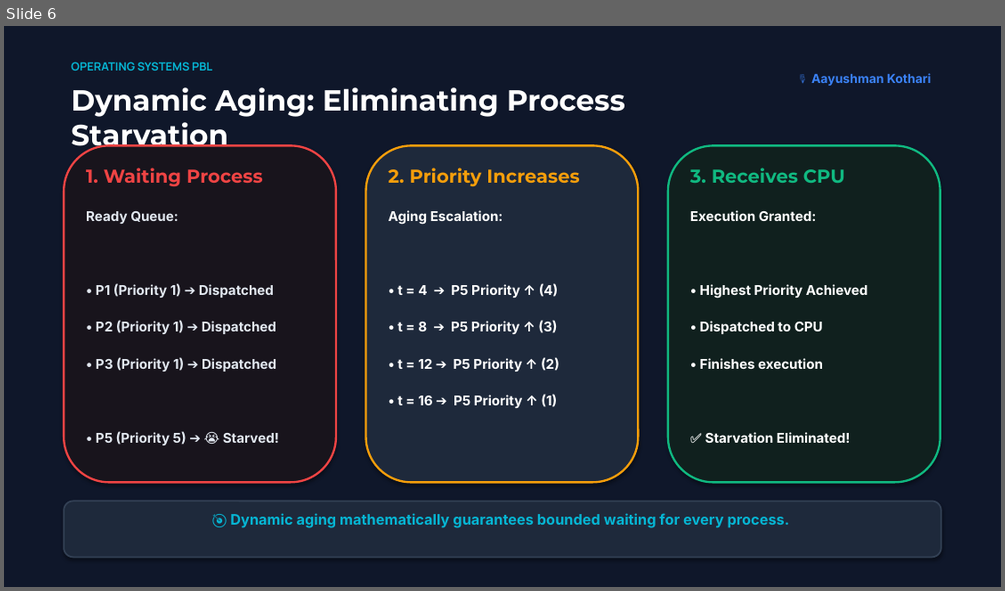
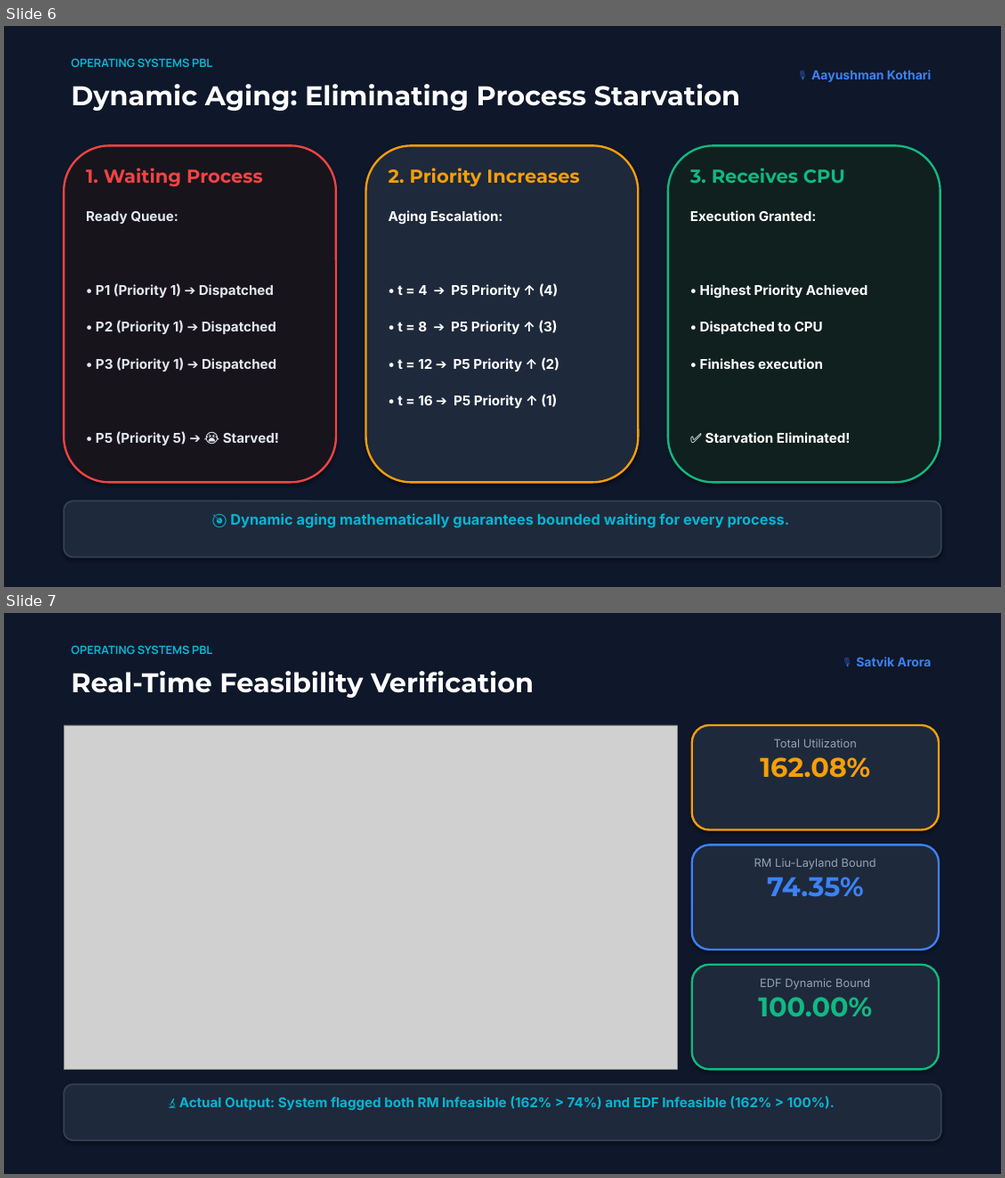
Before and after one commit to SPARSHsrihero1/OS-PBL-CPU-Scheduler, a slide deck: OS_PBL_Presentation_Deck.pptx. Shown one above the other, each under a label of ours: slide 6 before the commit, slides 6 and 7 after it. The pictures are 1005x591 and 1005x1178 pixels, drawn with LibreOffice and Linux fonts; fonts in the diff are those of the drawing; grey boxes stand for pictures. Boxes give left, top, right and bottom in pixels: in the first picture for what was removed or moved away, otherwise in the second. Text is boxed around its words. In the diff, an @@ line names an element or a change of style, - is before the commit and + after.

Commit message:
Make software screenshots the hero: embed real Streamlit UI, actual RM/EDF results, and real benchmark plots into PPTX

```diff
--- a/OS_PBL_Presentation_Deck.pptx
+++ b/OS_PBL_Presentation_Deck.pptx
@@ slide 7 added at <box>4,613,1001,1174</box>, background #FFFFFF @@
@@ rectangle added at <box>4,613,1001,1174</box>, fill #0F172A @@
@@ text added at <box>71,645,212,654</box>, 11 pt, text #06B6D4, bold @@
+OPERATING SYSTEMS PBL
@@ text added at <box>856,657,931,666</box>, 12 pt, text #3B82F6, bold @@
+🎙️ Satvik Arora
@@ text added at <box>71,671,534,698</box>, 26 pt, text #FFFFFF, bold @@
+Real-Time Feasibility Verification
@@ picture added at <box>64,725,677,1070</box> @@
@@ rounded rectangle added at <box>692,725,938,830</box>, fill #1E293B, outline #F59E0B 2 pt @@
@@ text added at <box>760,738,870,778</box>, 11 pt, text #94A3B8 @@
+Total Utilization
+162.08%
@@ rounded rectangle added at <box>692,844,938,949</box>, fill #1E293B, outline #3B82F6 2 pt @@
@@ text added at <box>754,858,876,897</box>, 11 pt, text #94A3B8 @@
+RM Liu-Layland Bound
+74.35%
@@ rounded rectangle added at <box>692,965,938,1070</box>, fill #1E293B, outline #10B981 2 pt @@
@@ text added at <box>758,978,872,1017</box>, 11 pt, text #94A3B8 @@
+EDF Dynamic Bound
+100.00%
@@ rounded rectangle added at <box>64,1084,941,1140</box>, fill #1E293B, outline #334155 1.5 pt @@
@@ text added at <box>179,1095,834,1110</box>, 13 pt, text #06B6D4, bold @@
+🔬 Actual Output: System flagged both RM Infeasible (162% > 74%) and EDF Infeasible (162% > 100%).
@@ slide 6 changed as well @@
@@ text "OPERATING SYSTEMS PBL": place and size @@
-text "OPERATING SYSTEMS PBL" at <box>71,62,212,70</box>
+text "OPERATING SYSTEMS PBL" at <box>71,58,212,67</box>
@@ text "Dynamic Aging: Eliminating Process Starvation" at <box>71,84,740,111</box>: size 28 to 26 pt @@
@@ text "🎙️ Aayushman Kothari": place and size @@
-text "🎙️ Aayushman Kothari" at <box>811,73,931,86</box>
+text "🎙️ Aayushman Kothari" at <box>811,70,931,82</box>
```
Also in this commit, not shown: 6 other slides changed, 2 other slides added, 3 slides removed, 2 other files.
